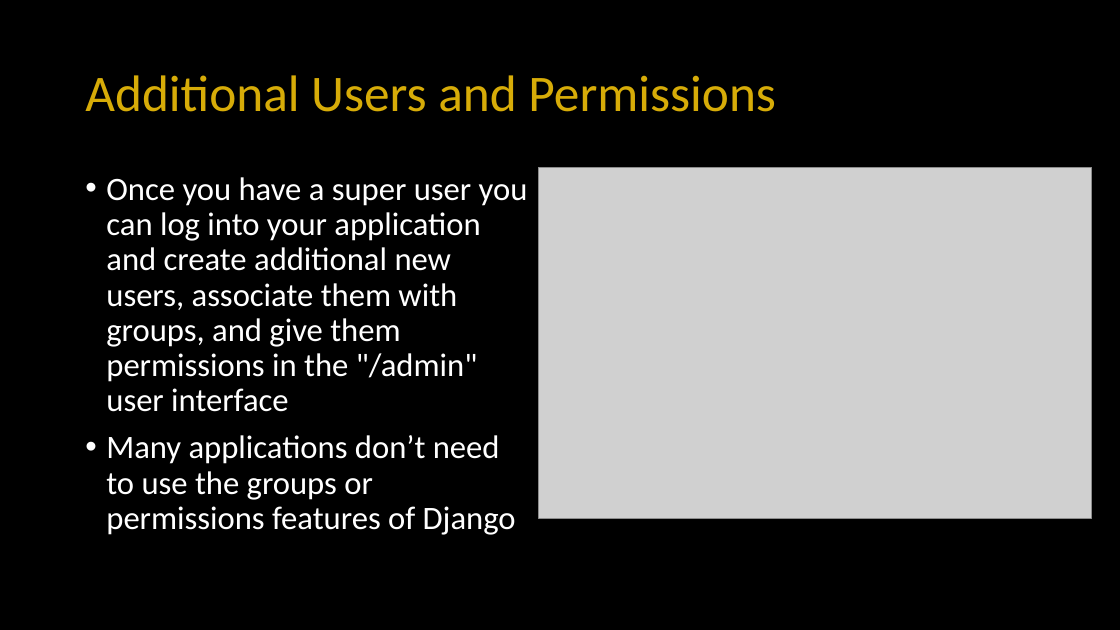
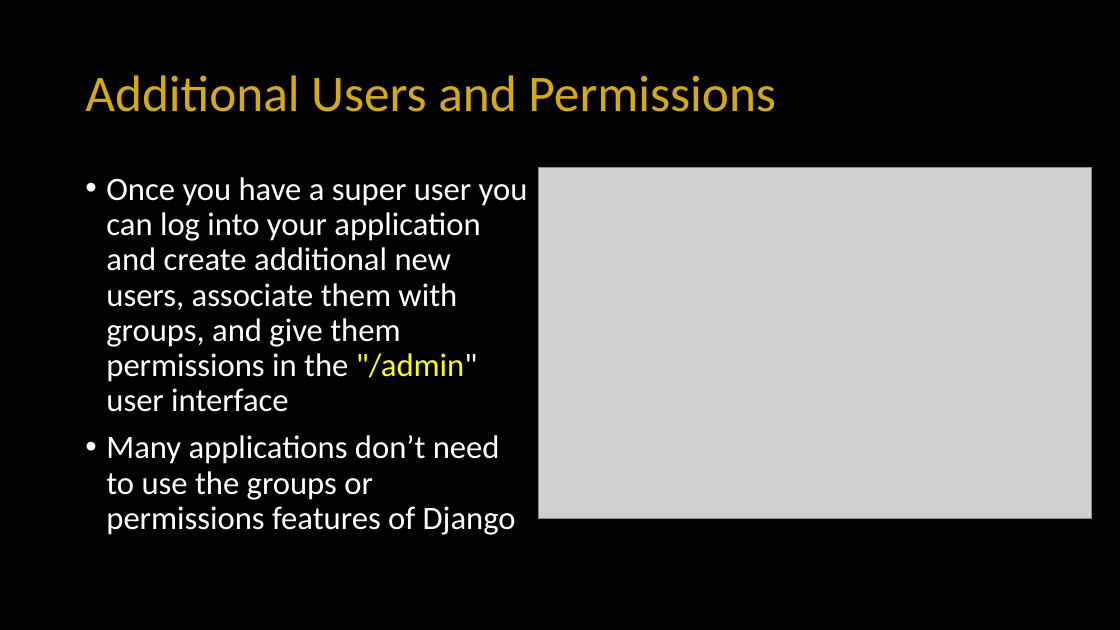
Before and after one commit to csev/dj4e, a slide deck: slide 6 of lectures/DJ-08-Login.pptx. Drawn at 1120x630 pixels with LibreOffice and Linux fonts; fonts in the diff are those of the drawing; grey boxes stand for pictures. Boxes give left, top, right and bottom in pixels: in the first picture for what was removed or moved away, otherwise in the second. Text is boxed around its words. In the diff, an @@ line names an element or a change of style, - is before the commit and + after.

```diff
--- a/lectures/DJ-08-Login.pptx
+++ b/lectures/DJ-08-Login.pptx
@@ text at (106, 177, 528, 412): text colour #FFFFFF to #FFFF00 in ""/admin"" @@
```
Also in this commit, not shown: 2 other slides changed, 1 slide added, 5 other files.
